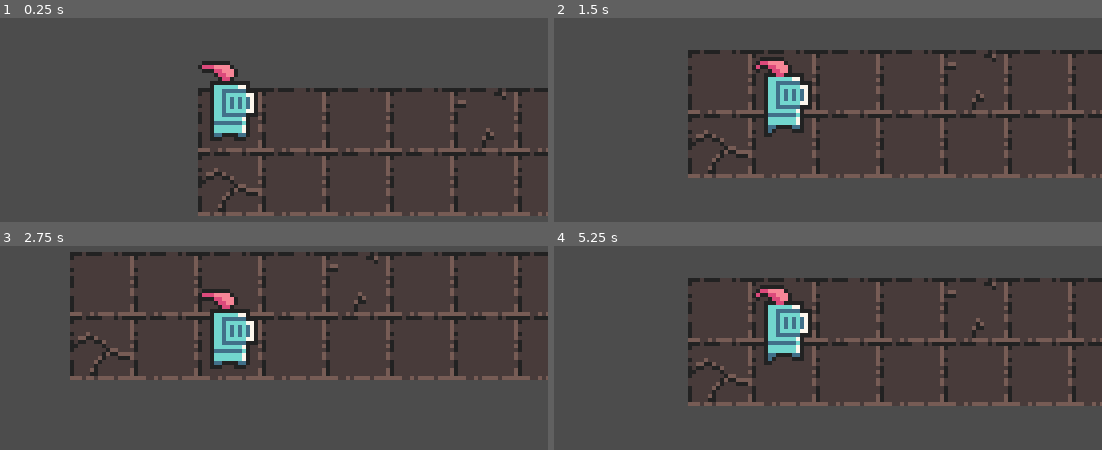
Above: before the commit, frames 1-4 (two rows, left to right).
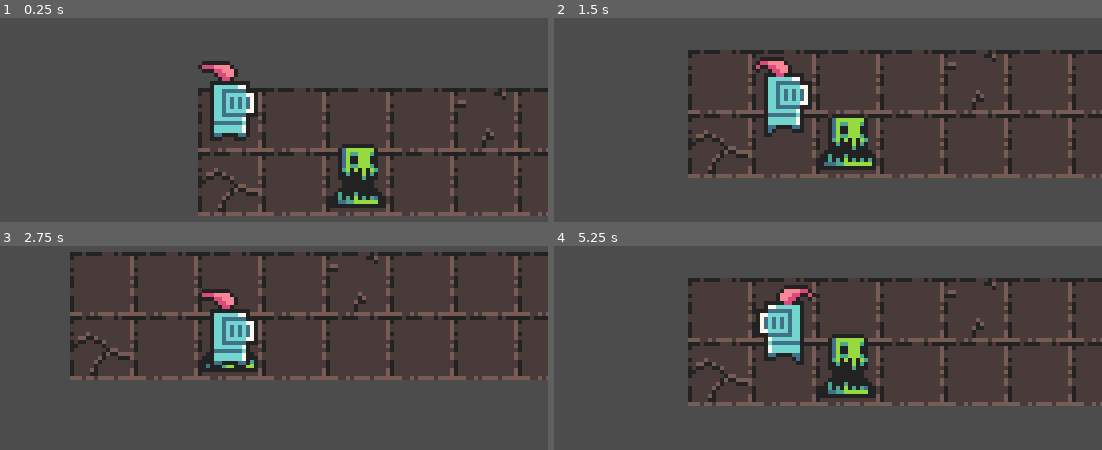
Above: after the commit, the same moments.

Repository: OliJeffery/Seven-Day-Roguelike
Game: Godot game, scene res://World.tscn
The game is run twice, just before and just after one commit, with the same random seed, the same clock (stepped at 60 frames per second) and the same inputs.
Inputs:
- Up to frame 1 (0.25 s): no input
- Up to frame 2 (1.5 s): hold D (ui_right) 0.53-1.28 s; hold S (ui_down) from 1.28 s (still down)
- Up to frame 3 (2.75 s): tap Enter at 2 s; release S (ui_down) at 2.03 s; hold D (ui_right) from 2.03 s (still down)
- Up to frame 4 (5.25 s): tap Space at 2.75 s; release D (ui_right) at 2.78 s; hold W (ui_up) 2.78-3.53 s; hold A (ui_left) 3.53-5.03 s; hold S (ui_down) from 5.03 s (still down)

The runs differ from the first frame. In frame 1, 2.4% of the frame differs, in the area x 60-71%, y 61-94%; in frame 2, 2.2%; in frame 3, 0.4%; in frame 4, 4.4%, in the area x 36-59%, y 19-75%.

Commit message:
Spawn slimes

Diff:
--- a/Knight.gd
+++ b/Knight.gd
@@ -11,11 +11,12 @@
 var continue_moving = false
 var room_area = Vector2()
 var initial_position = Vector2()
-
+var sprite
 
 func _ready():
 	player = get_node(".")
 	player.global_position = initial_position
+	sprite = player.get_node("Sprite")
 
 func _physics_process(delta):
 
@@ -70,8 +71,10 @@
 func walk():
 	$Sprite/AnimationPlayer.play("Walking")
 	if direction == "right" && player.global_position.x < destination.x:
+		sprite.set_flip_h(false)
 		continue_moving = true
 	elif direction == "left" && player.global_position.x > destination.x:
+		sprite.set_flip_h(true)
 		continue_moving = true
 	elif direction == "up" && player.global_position.y > destination.y:
 		continue_moving = true
--- a/RoomGenerator.gd
+++ b/RoomGenerator.gd
@@ -2,3 +2,29 @@
 
 var width
 var height
+var monster_ratio = .1
+var number_of_monsters
+var room
+var area
+var rng = RandomNumberGenerator.new()
+var slime = load("res://slime.tscn")
+var grid_size
+
+func _ready():
+	rng.randomize()
+	room = get_node("TileMap")
+	area = room.width * room.height
+	number_of_monsters = floor(area * monster_ratio)
+	spawn_monsters()
+
+func spawn_monsters():
+	for i in range(number_of_monsters):
+		var spawn = Vector2()
+		spawn.x = (rng.randi_range(1,room.width)*grid_size)-(grid_size/2);
+		spawn.y = (rng.randi_range(1,room.height)*grid_size)-(grid_size/2) - 2;
+
+		print("Spawning monster")
+		print(spawn)
+		var slime_instance = slime.instance()
+		slime_instance.global_position = spawn
+		add_child(slime_instance)
--- /dev/null
+++ b/Slime.tscn
@@ -0,0 +1,32 @@
+[gd_scene load_steps=3 format=2]
+
+[ext_resource path="res://assets/slime.png" type="Texture" id=1]
+
+[sub_resource type="Animation" id=1]
+resource_name = "Idle"
+loop = true
+tracks/0/type = "value"
+tracks/0/path = NodePath("Sprite:frame")
+tracks/0/interp = 1
+tracks/0/loop_wrap = true
+tracks/0/imported = false
+tracks/0/enabled = true
+tracks/0/keys = {
+"times": PoolRealArray( 0, 0.2, 0.4 ),
+"transitions": PoolRealArray( 1, 1, 1 ),
+"update": 1,
+"values": [ 1, 2, 3 ]
+}
+
+[node name="Slime" type="Node2D"]
+
+[node name="KinematicBody2D" type="KinematicBody2D" parent="."]
+
+[node name="Sprite" type="Sprite" parent="KinematicBody2D"]
+texture = ExtResource( 1 )
+hframes = 4
+frame = 2
+
+[node name="AnimationPlayer" type="AnimationPlayer" parent="KinematicBody2D"]
+autoplay = "Idle"
+anims/Idle = SubResource( 1 )
--- a/World.gd
+++ b/World.gd
@@ -8,6 +8,7 @@
 
 	var starting_room = room.instance()
 	starting_room.set_name("starting_room")
+	starting_room.grid_size = grid_size
 	#starting_room.width=6
 	#starting_room.height=6
 	add_child(starting_room)
--- a/project.godot
+++ b/project.godot
@@ -23,7 +23,6 @@
 
 window/size/width=160
 window/size/height=120
-window/size/fullscreen=true
 window/size/test_width=640
 window/size/test_height=480
 window/stretch/mode="2d"
Binary file added: assets/slime.png
Not shown, added: assets/slime.png.import
